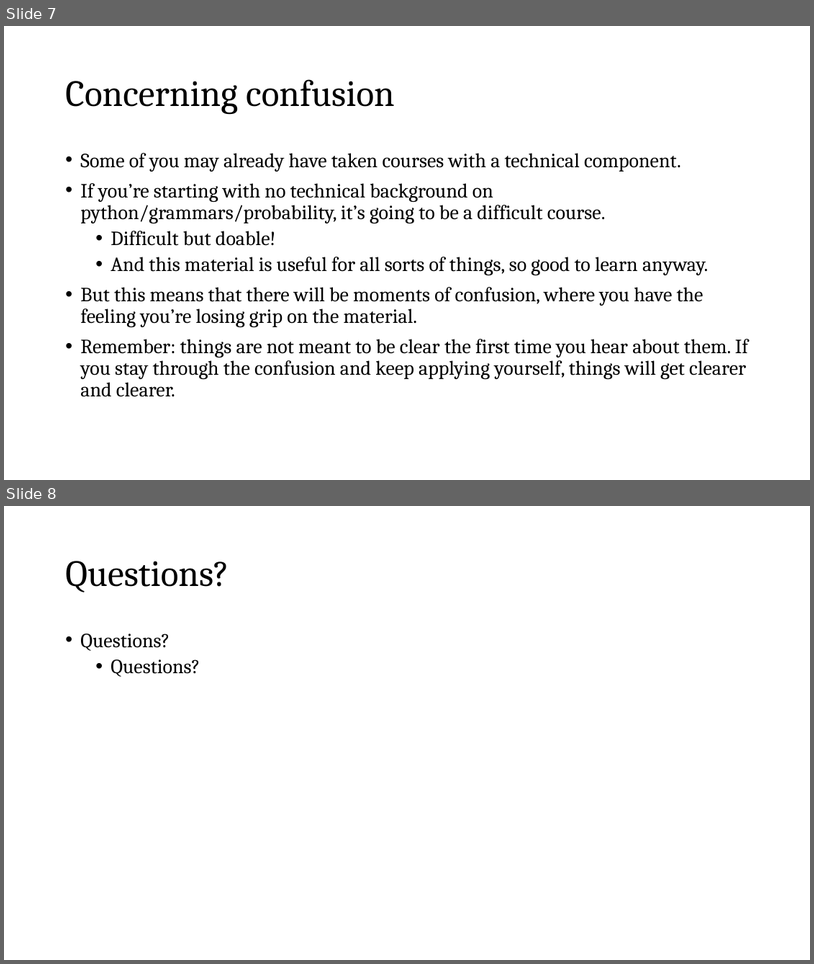
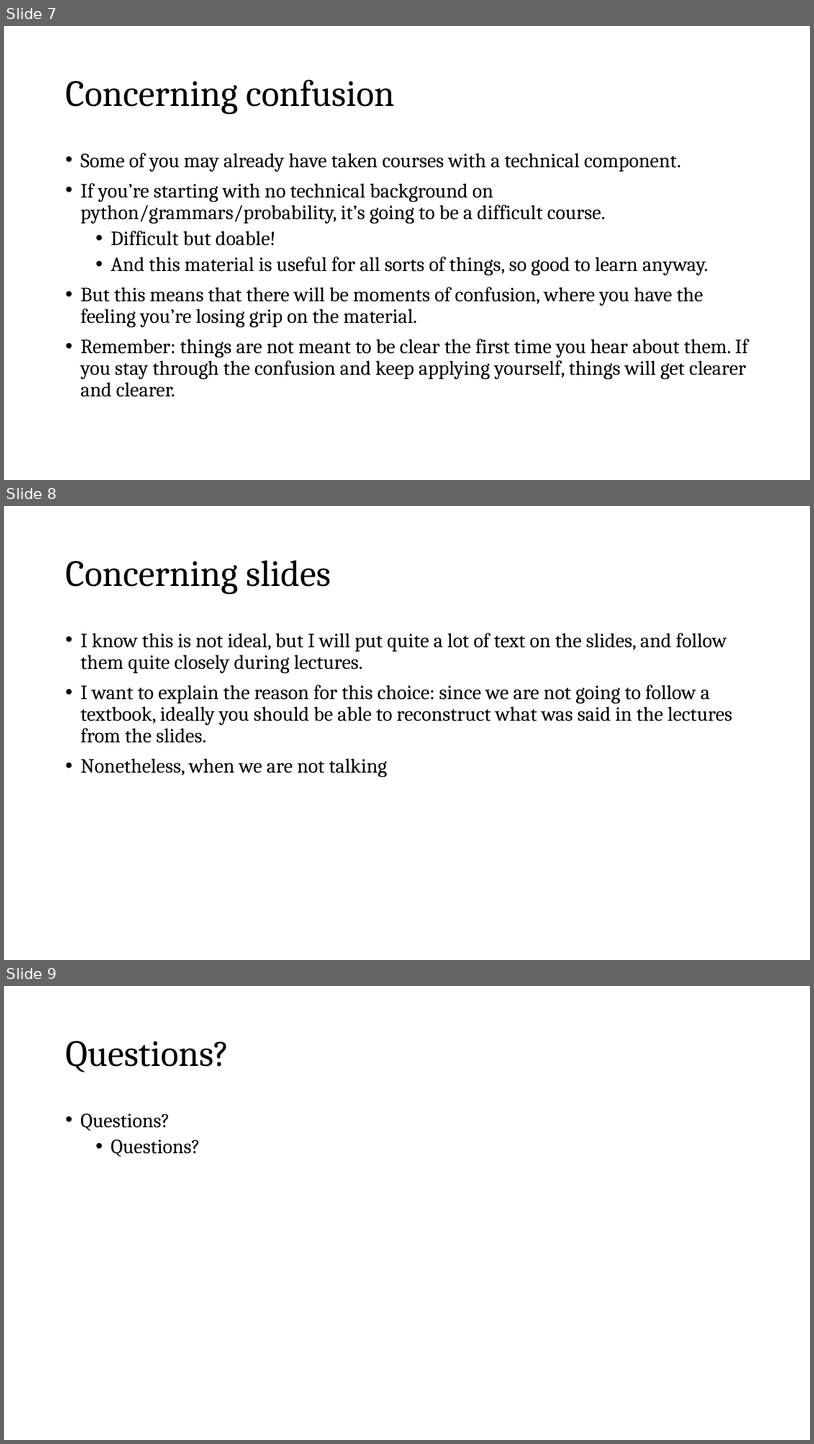
Before and after one commit to thelogicalgrammar/pLoT_course, a slide deck: 1_introduction.pptx. Shown one above the other, each under a label of ours: slides 7 and 8 before the commit, slides 7, 8 and 9 after it. The pictures are 814x964 and 814x1444 pixels, drawn with LibreOffice and Linux fonts; fonts in the diff are those of the drawing; background and template pictures are left out. Boxes give left, top, right and bottom in pixels: in the first picture for what was removed or moved away, otherwise in the second. Text is boxed around its words. In the diff, an @@ line names an element or a change of style, - is before the commit and + after.

```diff
--- a/1_introduction.pptx
+++ b/1_introduction.pptx
@@ slide 8 added at (x1=4, y1=506, x2=810, y2=960), background #FFFFFF @@
@@ title added at (x1=65, y1=560, x2=331, y2=594), 44 pt, text #000000 @@
+Concerning slides
@@ text added at (x1=80, y1=633, x2=733, y2=777), 24 pt, text #000000 @@
+• I know this is not ideal, but I will put quite a lot of text on the slides, and follow them quite closely during lectures.
+• I want to explain the reason for this choice: since we are not going to follow a textbook, ideally you should be able to reconstruct what was said in the lectures from the slides.
+• Nonetheless, when we are not talking
@@ what was slide 8 is now slide 9 @@
```
Also in this commit, not shown: 1 slide changed, 29 other files.
